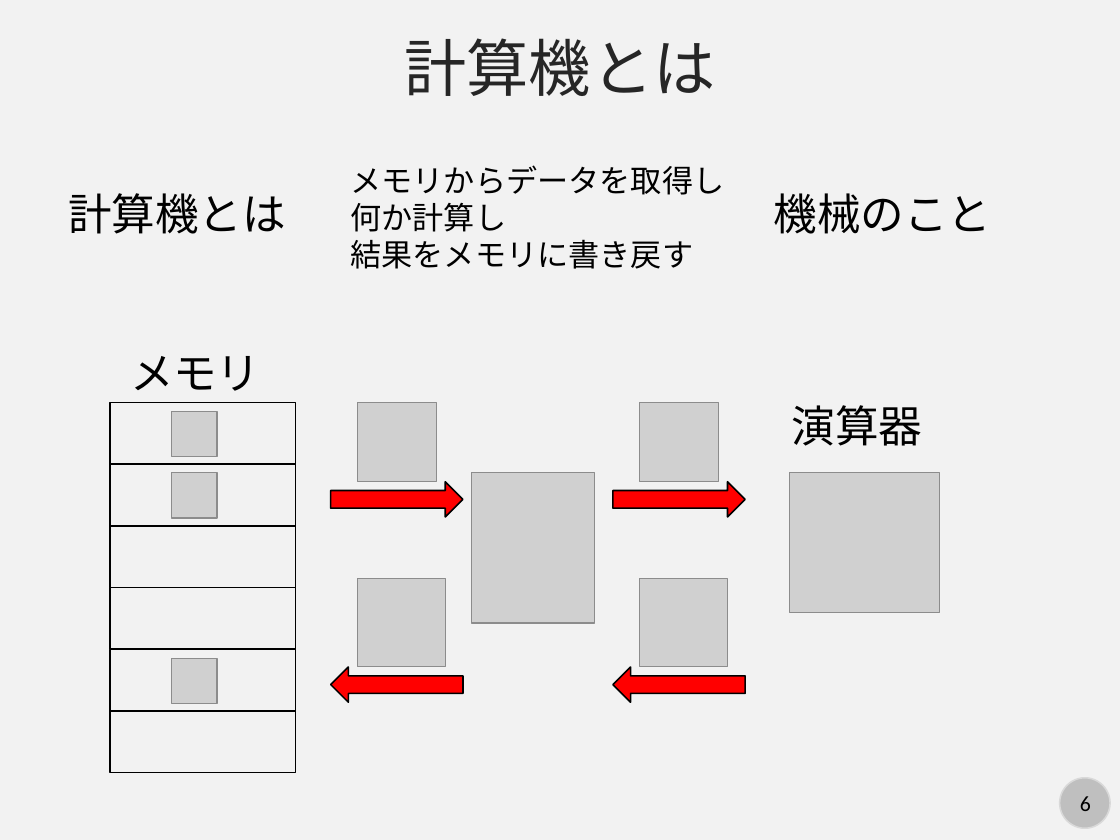
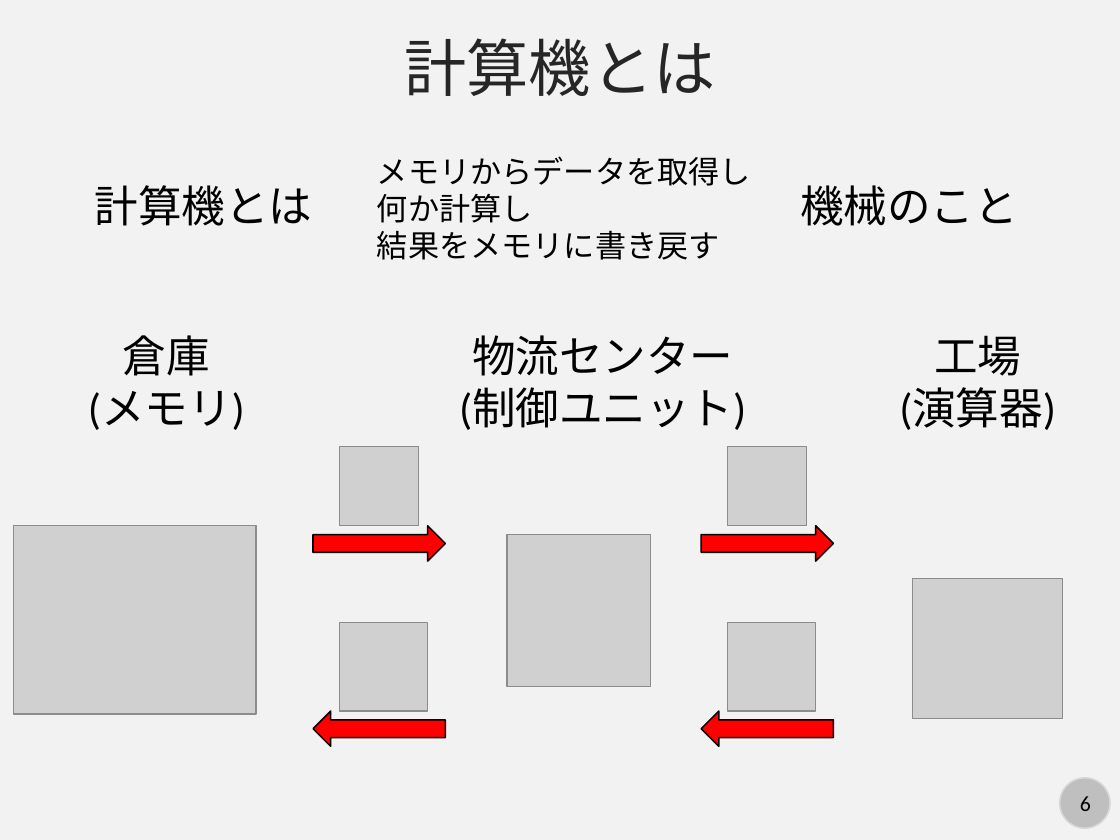
Before and after one commit to kaityo256/python_zero, a slide deck: slide 6 of basic/fig/slide.pptx. Drawn at 1120x840 pixels with LibreOffice and Linux fonts; fonts in the diff are those of the drawing; grey boxes stand for pictures. Boxes give left, top, right and bottom in pixels: in the first picture for what was removed or moved away, otherwise in the second. Text is boxed around its words. In the diff, an @@ line names an element or a change of style, - is before the commit and + after.

```diff
--- a/basic/fig/slide.pptx
+++ b/basic/fig/slide.pptx
@@ text "メモリからデータを取得し": place and size @@
-text "メモリからデータを取得し" at <box>350,165,724,269</box>
+text "メモリからデータを取得し" at <box>377,156,751,260</box>
@@ text "計算機とは": place and size @@
-text "計算機とは" at <box>68,193,286,234</box>
+text "計算機とは" at <box>95,185,313,226</box>
@@ text "機械のこと": place and size @@
-text "機械のこと" at <box>774,193,992,234</box>
+text "機械のこと" at <box>800,185,1018,226</box>
@@ text at <box>88,335,245,430</box>: text changed @@
-メモリ
+倉庫
+(メモリ)
@@ text added at <box>459,335,746,430</box>, 28 pt, text #000000 @@
+物流センター
+(制御ユニット)
@@ text at <box>899,335,1056,430</box>: text changed @@
-演算器
+工場
+(演算器)
@@ rectangle removed at <box>110,402,295,464</box> @@
@@ picture removed at <box>172,411,217,456</box> @@
@@ picture: place and size @@
-picture at <box>357,402,437,482</box>
+picture at <box>339,447,419,526</box>
@@ rectangle removed at <box>110,464,295,525</box> @@
@@ picture removed at <box>172,473,217,517</box> @@
@@ picture removed at <box>472,473,594,623</box> @@
@@ picture added at <box>13,525,256,713</box> @@
@@ rectangle removed at <box>110,525,295,587</box> @@
@@ right arrow: place and size @@
-right arrow at <box>330,482,463,516</box>
+right arrow at <box>314,525,446,560</box>
@@ picture added at <box>507,534,651,687</box> @@
@@ rectangle removed at <box>110,588,295,650</box> @@
@@ picture: place and size @@
-picture at <box>790,473,940,613</box>
+picture at <box>913,579,1063,719</box>
@@ picture: place and size @@
-picture at <box>357,579,446,668</box>
+picture at <box>339,623,428,711</box>
@@ rectangle removed at <box>110,650,295,711</box> @@
@@ picture removed at <box>172,659,217,703</box> @@
@@ rectangle removed at <box>110,711,295,773</box> @@
@@ right arrow: place and size @@
-right arrow at <box>330,666,463,701</box>
+right arrow at <box>314,711,446,746</box>
@@ 2 pictures, 2 right arrows: place and size @@
-2 pictures, 2 right arrows at <box>613,402,745,701</box>
+2 pictures, 2 right arrows at <box>701,447,833,746</box>
```
Also in this commit, not shown: 4 other slides changed.
